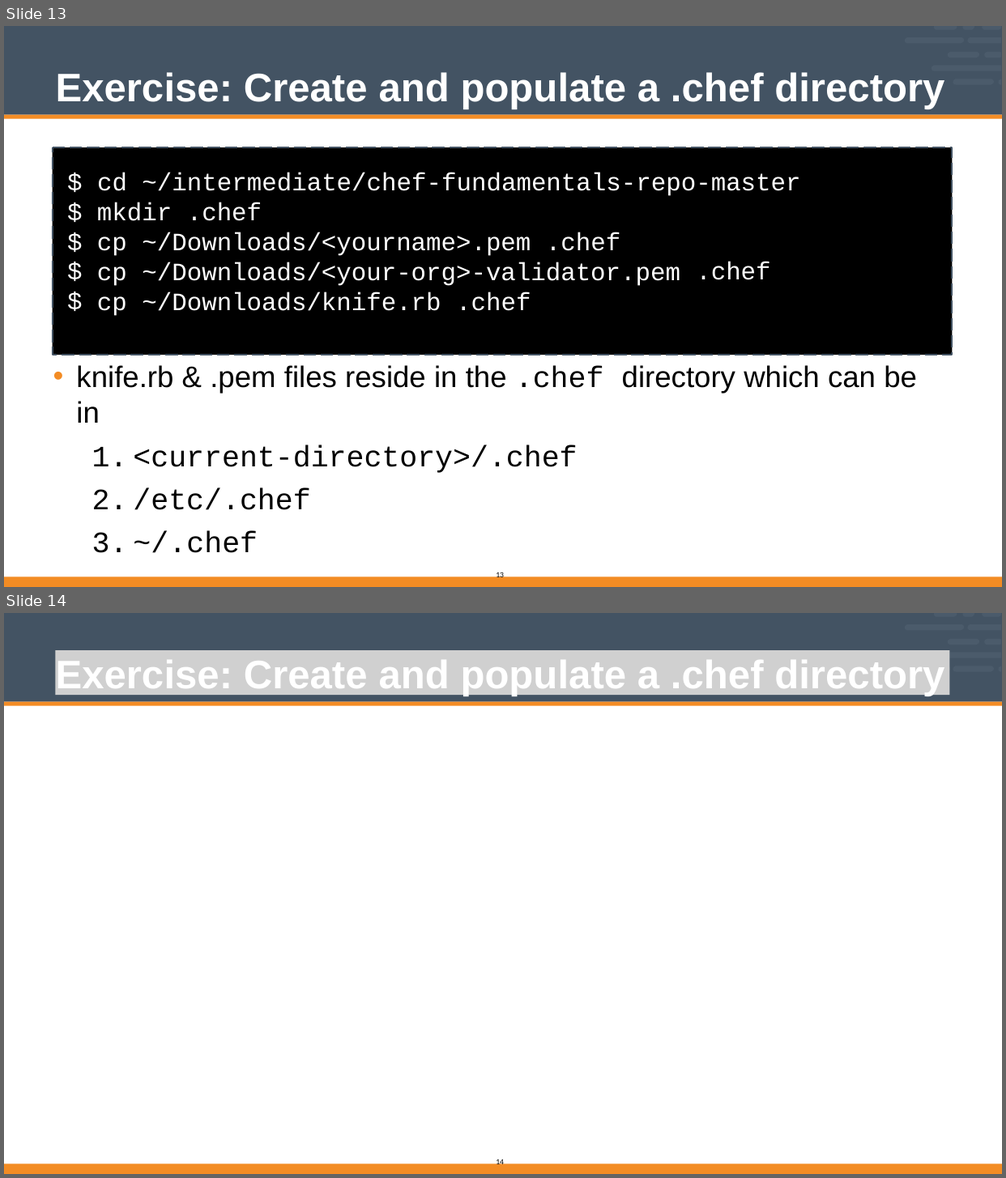
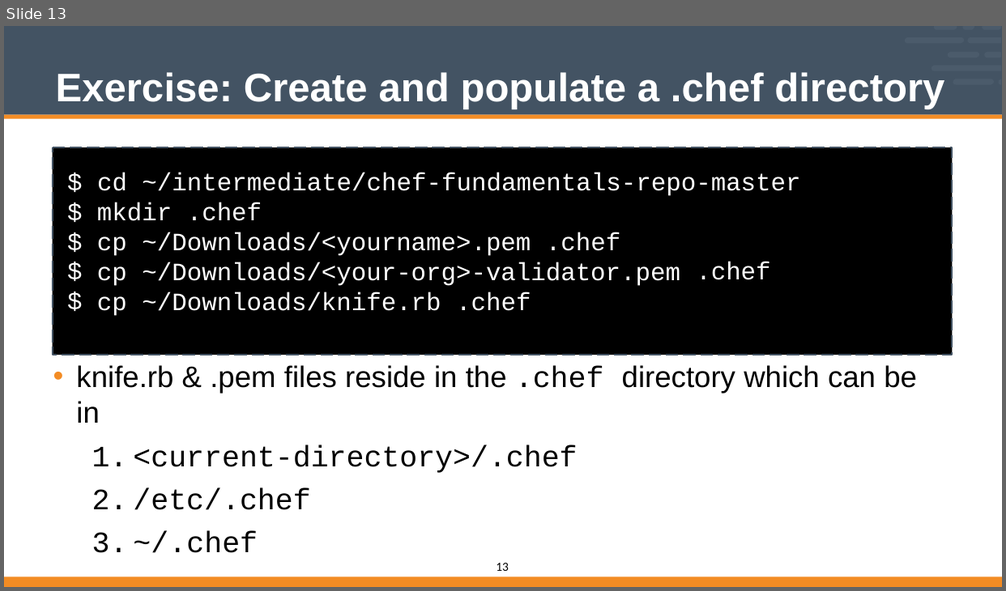
Before and after one commit to vinyar/chef-intermediate, a slide deck: Modules/02-Chef_Intermediate.pptx. Shown one above the other, each under a label of ours: slides 13 and 14 before the commit, slide 13 after it. The pictures are 1006x1178 and 1006x591 pixels, drawn with LibreOffice and Linux fonts; fonts in the diff are those of the drawing; grey boxes stand for pictures. Boxes give left, top, right and bottom in pixels: in the first picture for what was removed or moved away, otherwise in the second. Text is boxed around its words. In the diff, an @@ line names an element or a change of style, - is before the commit and + after.

```diff
--- a/Modules/02-Chef_Intermediate.pptx
+++ b/Modules/02-Chef_Intermediate.pptx
@@ slide 14 removed at [4,613,1002,1174], background #FFFFFF; not listed: 1 template element that a slide beside it also shows @@
@@ freeform shape removed at [905,624,964,630] @@
@@ freeform shape removed at [933,613,957,617] @@
@@ freeform shape removed at [962,613,974,617] @@
@@ freeform shape removed at [967,624,1001,630] @@
@@ freeform shape removed at [982,613,1001,617] @@
@@ picture removed at [56,650,950,695] @@
@@ title removed at [56,660,944,696] @@
-Exercise: Create and populate a .chef directory
@@ freeform shape removed at [931,653,1001,658] @@
@@ freeform shape removed at [948,639,979,645] @@
@@ freeform shape removed at [984,639,1001,645] @@
@@ freeform shape removed at [911,666,950,671] @@
@@ freeform shape removed at [953,666,994,671] @@
@@ freeform shape removed at [998,666,1001,671] @@
@@ freeform shape removed at [4,701,1002,705] @@
@@ freeform shape removed at [4,1164,1002,1174] @@
@@ page number removed at [496,1158,504,1167] @@
-14
@@ slide 13 changed as well @@
@@ page number: place and size @@
-page number at [496,571,504,580]
+page number at [496,563,509,571]
@@ page number at [496,563,509,571]: size 10 to 16 pt @@
```
Also in this commit, not shown: 22 other slides changed, 2 slides added, 2 other slides removed.
